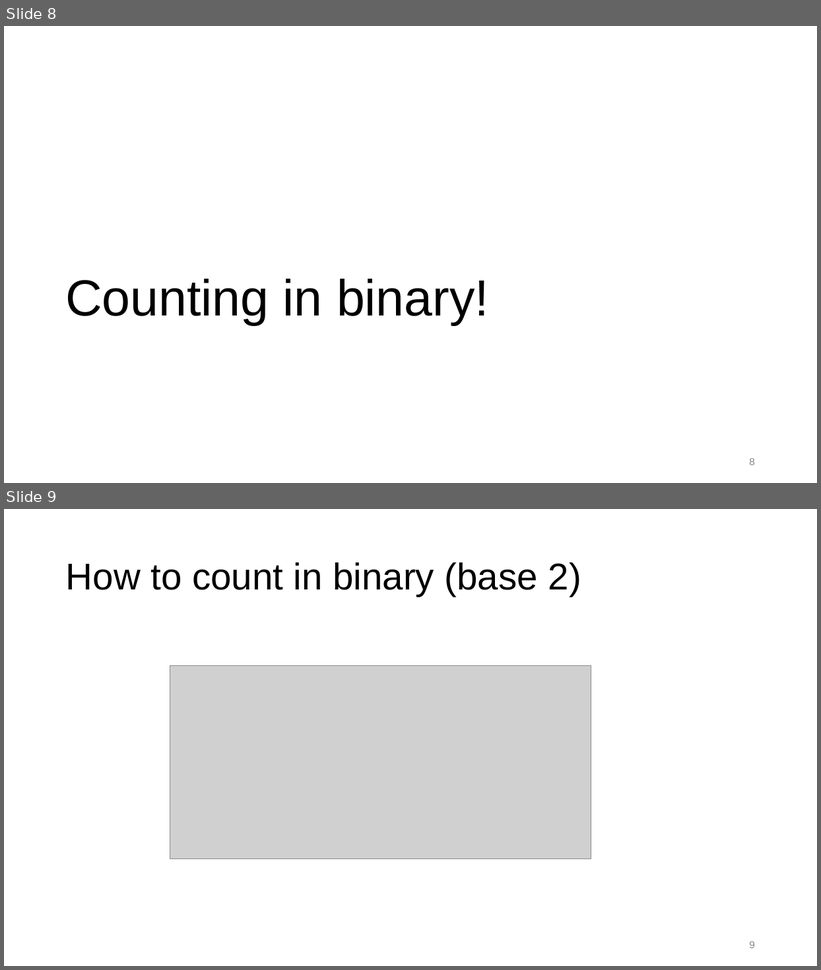
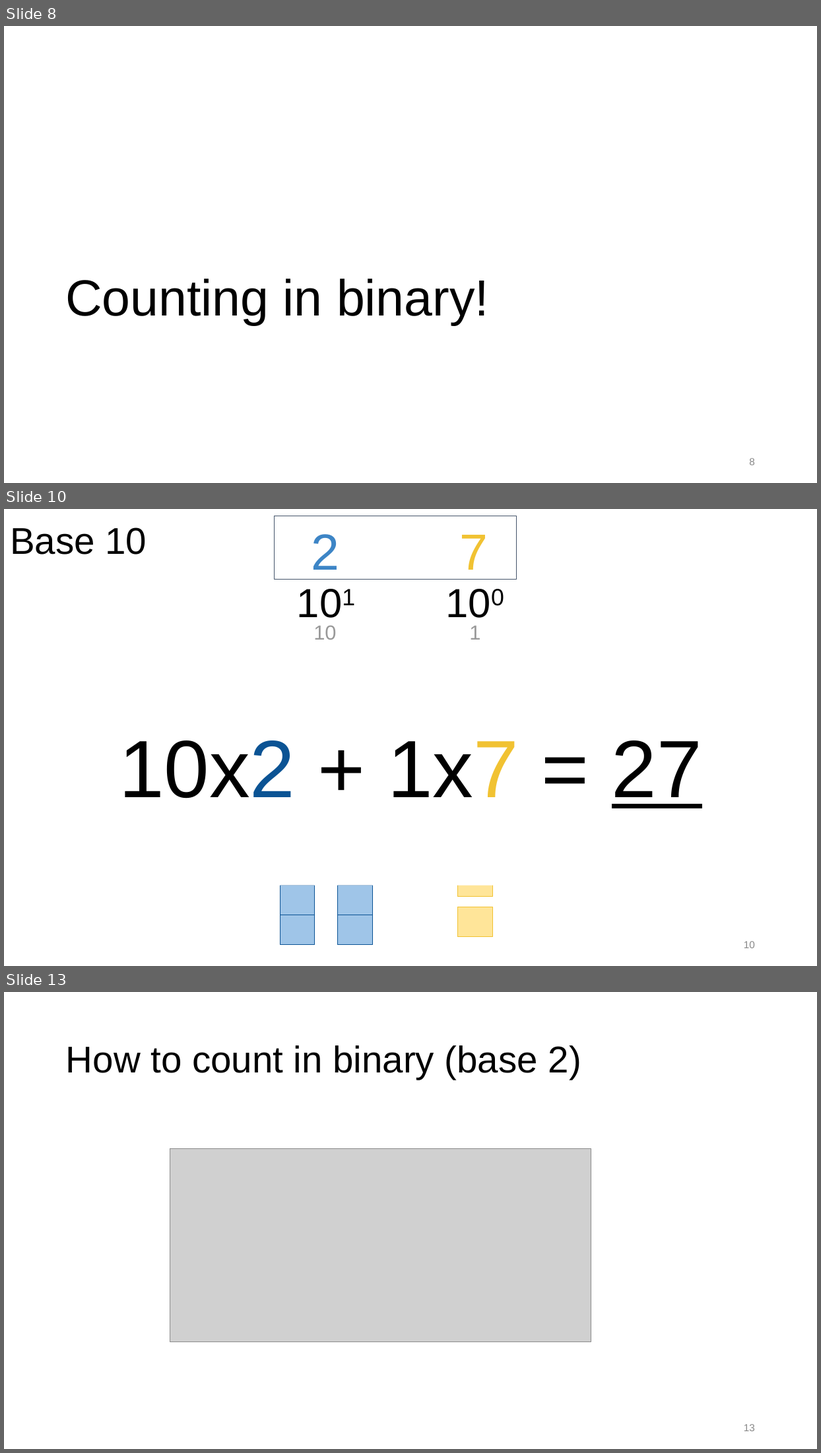
Before and after one commit to GWC-DCMB/ozobotLessons, a slide deck: binary_numbers/2018-08-23_decimalBinaryConversion.pptx. Shown one above the other, each under a label of ours: slides 8 and 9 before the commit, slides 8, 10 and 13 after it; the slides between them are not shown. The pictures are 821x970 and 821x1453 pixels, drawn with LibreOffice and Linux fonts; fonts in the diff are those of the drawing; grey boxes stand for pictures. Boxes give left, top, right and bottom in pixels: in the first picture for what was removed or moved away, otherwise in the second. Text is boxed around its words. In the diff, an @@ line names an element or a change of style, - is before the commit and + after.

```diff
--- a/binary_numbers/2018-08-23_decimalBinaryConversion.pptx
+++ b/binary_numbers/2018-08-23_decimalBinaryConversion.pptx
@@ slide 10 added at [4, 509, 817, 966], background #FFFFFF @@
@@ title added at [10, 527, 147, 555], 44 pt, text #000000 @@
+Base 10
@@ rectangle added at [274, 516, 517, 580], outline #44546A 0.75 pt @@
@@ text added at [311, 534, 339, 580], 60 pt, text #3D85C6 @@
+2
@@ text added at [460, 535, 488, 580], 60 pt, text #F1C232 @@
+7
@@ text added at [274, 570, 378, 621], 48 pt, text #000000 @@
+101
@@ text added at [423, 570, 527, 621], 48 pt, text #000000 @@
+100
@@ text added at [314, 625, 336, 640], 24 pt, text #999999 @@
+10
@@ text added at [469, 626, 481, 640], 24 pt, text #999999 @@
+1
@@ text added at [119, 741, 702, 809], 96 pt, text #000000 @@
+10x2 + 1x7 = 27
@@ rectangle added at [281, 856, 315, 886], fill #9FC5E8, outline #0B5394 0.75 pt @@
@@ rectangle added at [338, 856, 372, 886], fill #9FC5E8, outline #0B5394 0.75 pt @@
@@ rectangle added at [458, 867, 492, 897], fill #FFE599, outline #F1C232 0.75 pt @@
@@ rectangle added at [281, 886, 315, 916], fill #9FC5E8, outline #0B5394 0.75 pt @@
@@ rectangle added at [338, 886, 372, 916], fill #9FC5E8, outline #0B5394 0.75 pt @@
@@ rectangle added at [281, 916, 315, 945], fill #9FC5E8, outline #0B5394 0.75 pt @@
@@ rectangle added at [338, 916, 372, 945], fill #9FC5E8, outline #0B5394 0.75 pt @@
@@ rectangle added at [458, 907, 492, 937], fill #FFE599, outline #F1C232 0.75 pt @@
@@ page number added at [744, 941, 755, 949], 12 pt, text #888888 @@
+10
@@ what was slide 9 is now slide 13 @@
@@ page number at [744, 1424, 755, 1432]: text changed @@
-9
+13
```
Also in this commit, not shown: 3 other slides added, 1 slide removed.
